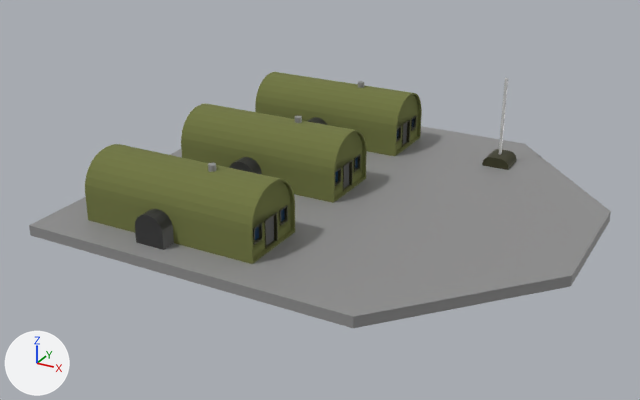
The FBX model Казарма.fbx: old version first, new version second.
One viewpoint serves both versions: a 50 mm camera at (26.4, -24.2, 16.6) aimed at (8.5, 8.3, 0.4). The lights are fixed; the arrows at lower left show +X, +Y and +Z. Where no turn or scale is listed for an object, it has been applied to the vertices.

In view in the first picture: 'Блоки/Щит.002', 'Казарма', 'Казарма.001', 'Казарма.002', 'Фундамент'.
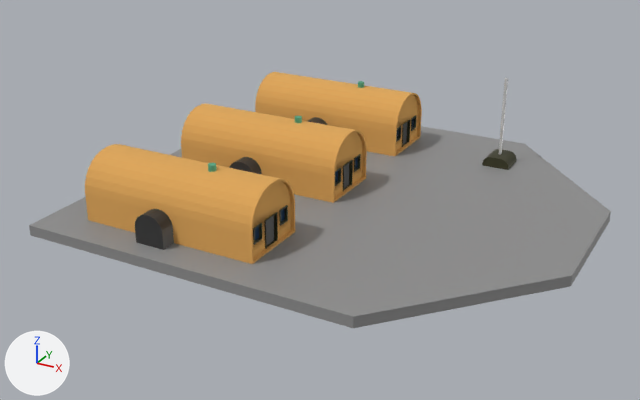
What the commit changed:
Material 'База' (mat_база) changes colour from yellow #7b8149 to orange #e7b262; in linear values from (0.197, 0.219, 0.0669) to (0.799, 0.445, 0.122).

Location of each change, [x1, y1, x2, y2] in pixels of the pictures (640 x 400 px):
'Казарма.001', recoloured (yellow to orange): [85, 144, 295, 264] in both
'Казарма.002', recoloured (yellow to orange): [181, 104, 367, 203] in both
'Казарма', recoloured (yellow to orange): [255, 72, 422, 156] in both
